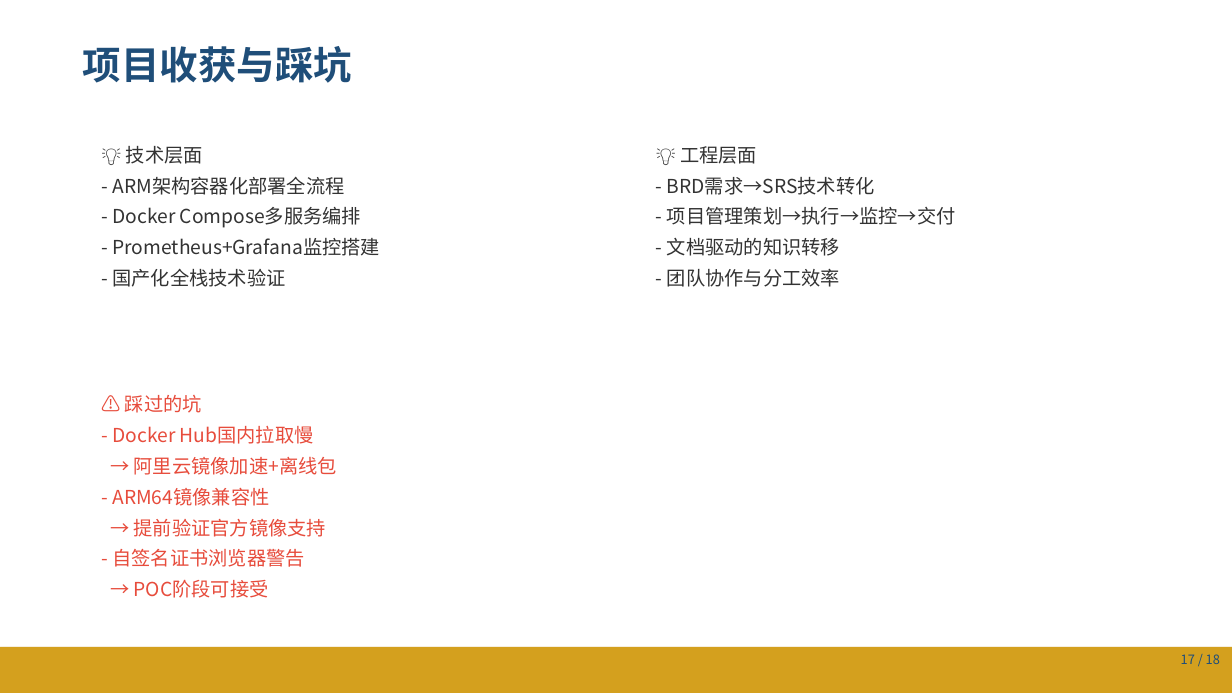
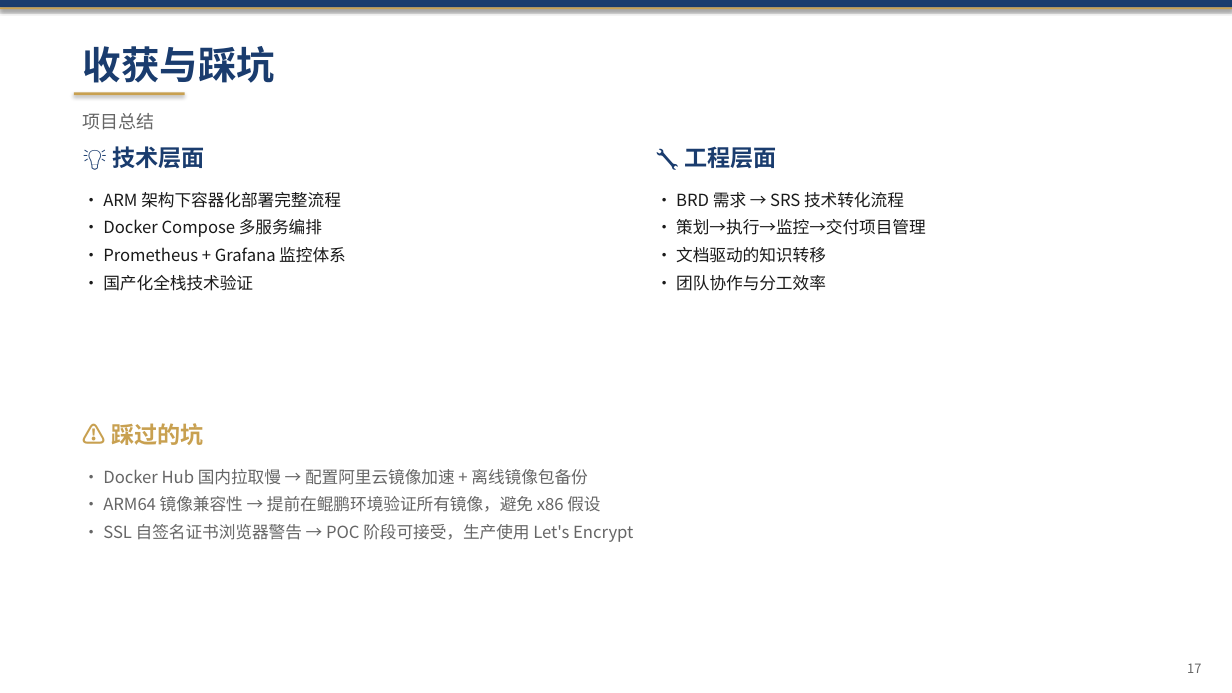
Before and after one commit to solecithovallenato-netizen/snake-game, a slide deck: slide 17 of 作业/交付物/PPT/答辩PPT.pptx. Drawn at 1232x693 pixels with LibreOffice and Linux fonts; fonts in the diff are those of the drawing. Boxes give left, top, right and bottom in pixels: in the first picture for what was removed or moved away, otherwise in the second. Text is boxed around its words. In the diff, an @@ line names an element or a change of style, - is before the commit and + after.

Commit message:
feat: comprehensive deliverable update
PPT: 18-slide native PPTX (python-pptx, 政务蓝+金)
Tech docs: revision histories, fix architecture diagrams, Grafana HTTP fix
Project mgmt: milestone alignment, add 项目结项, cross-file consistency
Ops scripts: deploy.sh restructured (error handling), backup.sh (lock+verify), SELinux fixes, path consistency
README: reflect updated deliverables

```diff
--- a/作业/交付物/PPT/答辩PPT.pptx
+++ b/作业/交付物/PPT/答辩PPT.pptx
@@ rectangle: place and size @@
-rectangle at (0,647,1232,693)
+rectangle at (0,7,1232,9)
@@ rectangle at (0,7,1232,9): fill #D4A01E to #C8A050 @@
@@ rectangle added at (0,0,1232,7), fill #1A3C6E @@
@@ text at (83,46,275,83): text changed; text colour #1F4E79 to #1A3C6E @@
-项目收获与踩坑
+收获与踩坑
@@ rectangle added at (74,92,185,95), fill #C8A050 @@
@@ text added at (83,113,155,130), 14 pt, text #666666 @@
+项目总结
@@ text added at (112,146,204,168), 18 pt, text #1A3C6E, bold @@
+💡 技术层面
@@ text added at (684,146,776,168), 18 pt, text #1A3C6E, bold @@
+🔧 工程层面
@@ text at (103,192,346,291): text changed; size 15 to 13 pt; text colour #333333 to #1A1A1A @@
-💡 技术层面
-- ARM架构容器化部署全流程
-- Docker Compose多服务编排
-- Prometheus+Grafana监控搭建
-- 国产化全栈技术验证
+• ARM 架构下容器化部署完整流程
+• Docker Compose 多服务编排
+• Prometheus + Grafana 监控体系
+• 国产化全栈技术验证
@@ text at (676,192,926,291): text changed; size 15 to 13 pt; text colour #333333 to #1A1A1A @@
-💡 工程层面
-- BRD需求→SRS技术转化
-- 项目管理策划→执行→监控→交付
-- 文档驱动的知识转移
-- 团队协作与分工效率
+• BRD 需求 → SRS 技术转化流程
+• 策划→执行→监控→交付项目管理
+• 文档驱动的知识转移
+• 团队协作与分工效率
@@ text added at (111,423,203,445), 18 pt, text #C8A050, bold @@
+⚠️ 踩过的坑
@@ text at (103,469,633,542): text changed; size 15 to 13 pt; text colour #E74C3C to #666666 @@
-⚠️ 踩过的坑
-- Docker Hub国内拉取慢
-→ 阿里云镜像加速+离线包
-- ARM64镜像兼容性
-→ 提前验证官方镜像支持
-- 自签名证书浏览器警告
-→ POC阶段可接受
+• Docker Hub 国内拉取慢 → 配置阿里云镜像加速 + 离线镜像包备份
+• ARM64 镜像兼容性 → 提前在鲲鹏环境验证所有镜像，避免 x86 假设
+• SSL 自签名证书浏览器警告 → POC 阶段可接受，生产使用 Let's Encrypt
@@ text at (1187,663,1201,673): text changed; text colour #1F4E79 to #666666 @@
-17 / 18
+17
```
Also in this commit, not shown: 17 other slides changed, 19 other files.
